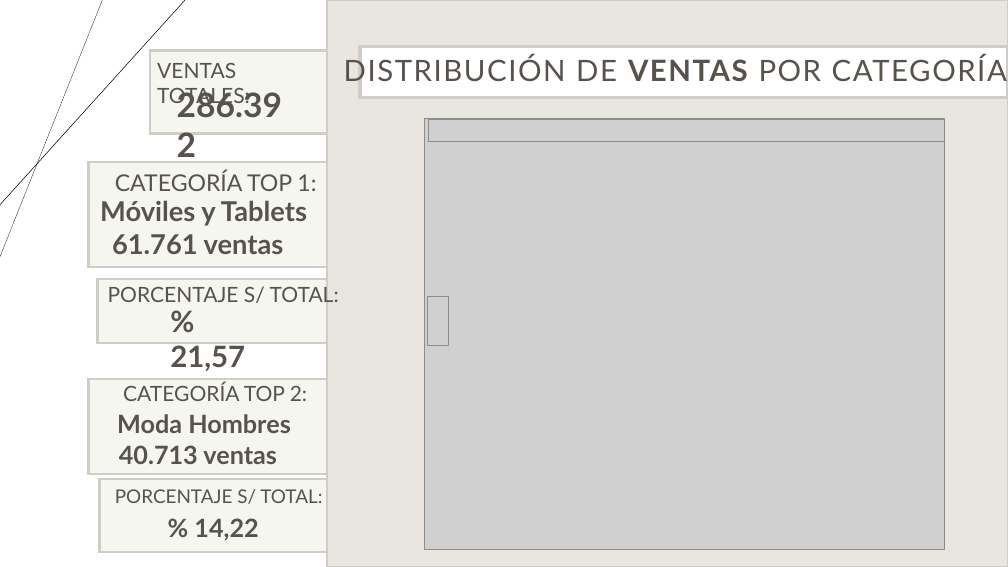
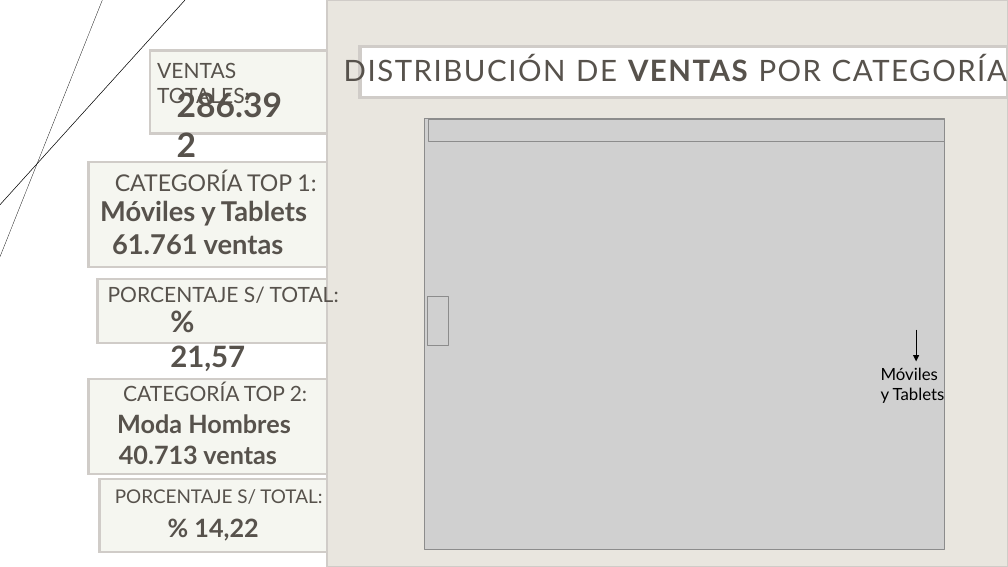
Before and after one commit to XimenaPO/EDA_Online_Sales_USA, a slide deck: slide 6 of src/doc/PRESENTACIÓN _Ventas_Online.pptx. Drawn at 1008x567 pixels with LibreOffice and Linux fonts; fonts in the diff are those of the drawing; grey boxes stand for pictures. Boxes give left, top, right and bottom in pixels: in the first picture for what was removed or moved away, otherwise in the second. Text is boxed around its words. In the diff, an @@ line names an element or a change of style, - is before the commit and + after.

```diff
--- a/src/doc/PRESENTACIÓN _Ventas_Online.pptx
+++ b/src/doc/PRESENTACIÓN _Ventas_Online.pptx
@@ arrow added from (917, 330) to (917, 361), #000000 0.5 pt @@
@@ text added at (881, 367, 945, 404), 16 pt, text #000000 @@
+Móviles
+y Tablets
```
Also in this commit, not shown: 1 other slide changed.
